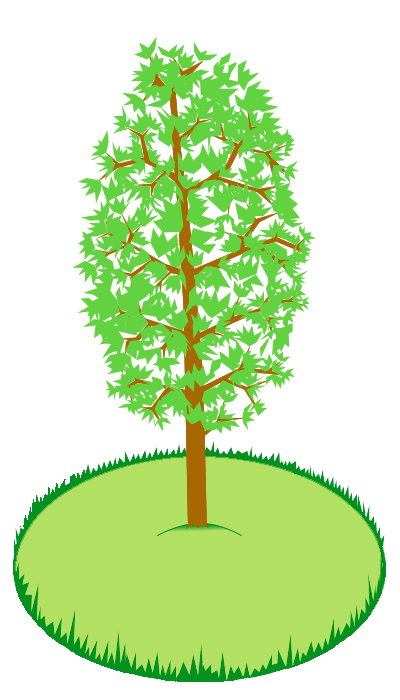
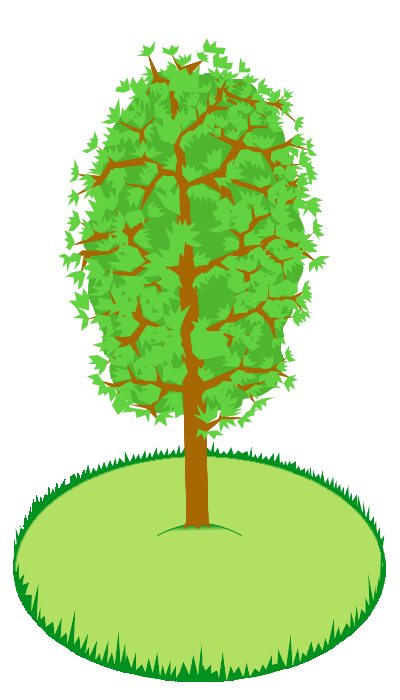
Before/after of a (400, 700) layered artwork. What changed in the layer stack:
added layer "дерево - 19" in group "Группа слоёв" over [58, 38, 330, 529]
hid "дерево - 18" over [72, 37, 316, 529]
